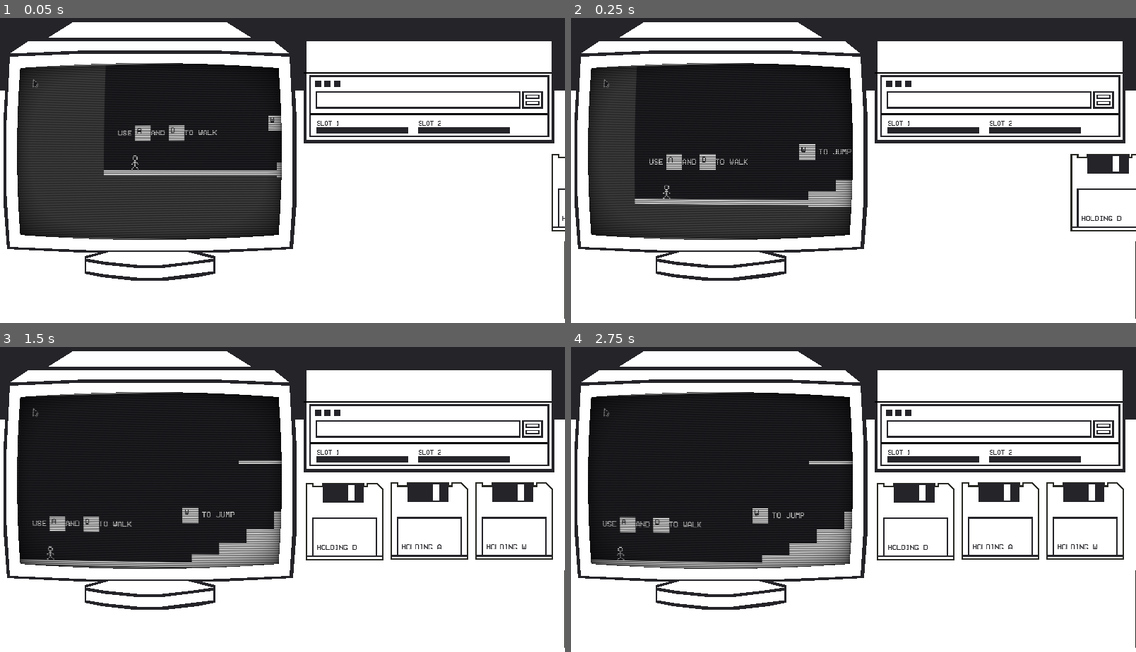
Above: before the commit, frames 1-4 (two rows, left to right).
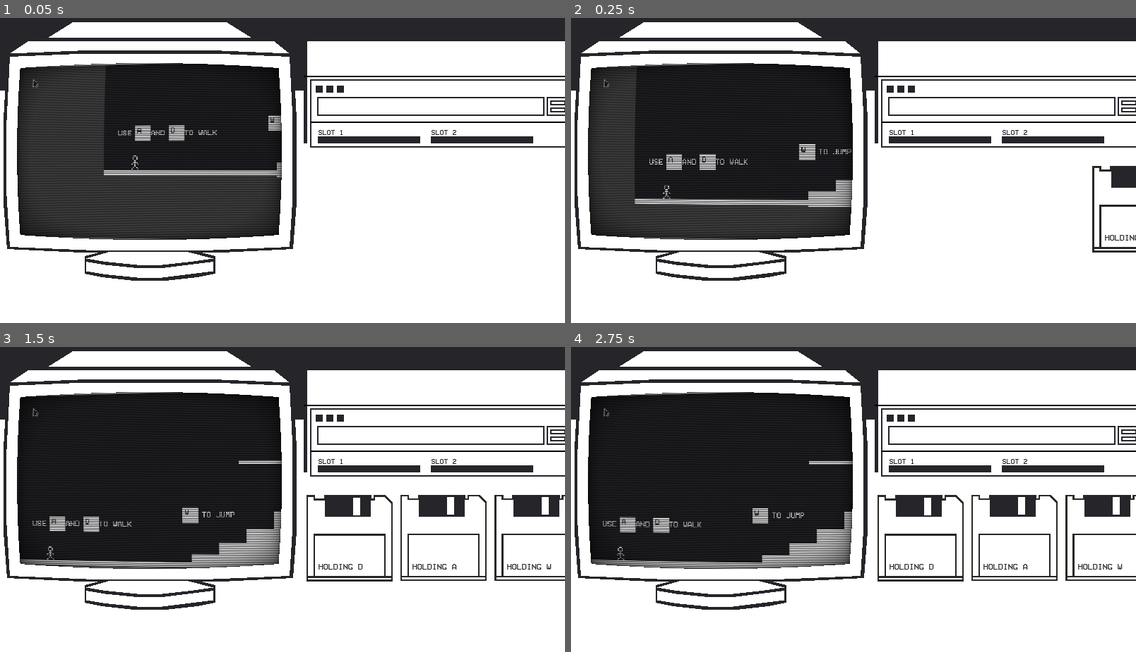
Above: after the commit, the same moments.

Repository: Xascoria/DiscRoomJam
Game: Godot game, scene res://NewGamePlus/NewGamePlus.tscn
Same seed, same stepped clock (60 frames per second), same inputs: the game is played once before the commit and once after it. This scene is started directly instead of the project's main scene.
Inputs (mouse positions are in pixels of both pictures, inside the frame that each line leads up to):
- Up to frame 1 (0.05 s): no input
- Up to frame 2 (0.25 s): no input
- Up to frame 3 (1.5 s): tap Enter at 0.5 s; drag from (435, 484) to (463, 389) at 0.52 s; drag from (389, 484) to (440, 404) at 1.27 s
- Up to frame 4 (2.75 s): move the mouse to (1045, 484) at 2.02 s; hold A from 2.03 s (still down); hold E from 2.03 s (still down); click (1045, 484) at 2.17 s

The runs differ from the first frame. In frame 1, 4.4% of the frame differs, in the area x 53-100%, y 7-99%; in frame 2, 5.6%; in frame 3, 9.2%; in frame 4, 9.2%.

Commit message:
Switch to GLES2 for web export + Fix mouse position bug

Diff:
--- a/MainLevel2/MainLevel2.tscn
+++ b/MainLevel2/MainLevel2.tscn
@@ -38,6 +38,7 @@
 
 [node name="CPU" parent="." instance=ExtResource( 1 )]
 position = Vector2( 688, 80 )
+scale = Vector2( 0.9, 0.9 )
 
 [node name="Tutorial" type="Node" parent="."]
 
--- a/NewCPU/Disk.gd
+++ b/NewCPU/Disk.gd
@@ -36,7 +36,7 @@
 				SfxPlayer.play_kacha()
 				dragging = true
 				emit_signal("being_dragged", drag_id)
-				offset = get_local_mouse_position() * 0.9
+				offset = get_global_mouse_position() - global_position
 			var destination = get_global_mouse_position() - global_position - offset
 
 			move_and_slide(destination*90)
--- a/NewCPU/NewCPU.tscn
+++ b/NewCPU/NewCPU.tscn
@@ -3,8 +3,6 @@
 [ext_resource path="res://NewCPU/CPU.gd" type="Script" id=1]
 [ext_resource path="res://NewCPU/Disk.tscn" type="PackedScene" id=2]
 
-
-
 [sub_resource type="DynamicFontData" id=1]
 font_path = "res://Resources/Modeseven-L3n5.ttf"
 
@@ -26,7 +24,6 @@
 [sub_resource type="RectangleShape2D" id=7]
 
 [node name="Root" type="Node2D"]
-scale = Vector2( 0.9, 0.9 )
 script = ExtResource( 1 )
 
 [node name="CPUFront" type="Polygon2D" parent="."]
--- a/project.godot
+++ b/project.godot
@@ -63,4 +63,5 @@
 
 [rendering]
 
+quality/driver/driver_name="GLES2"
 environment/default_environment="res://default_env.tres"
Binary file changed: Resources/Screenshot.PNG
